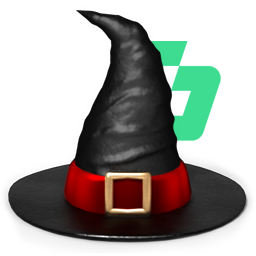
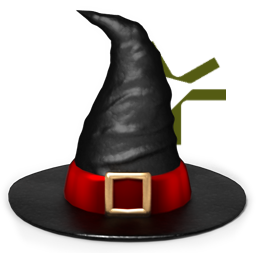
Comparing the layer stacks of the two w=256, h=256 images. Changes:
added layer "SauceLabs_New.png" above "SauceLabs.png" over [150, 41, 226, 146]
hid "SauceLabs.png" over [150, 41, 221, 141]